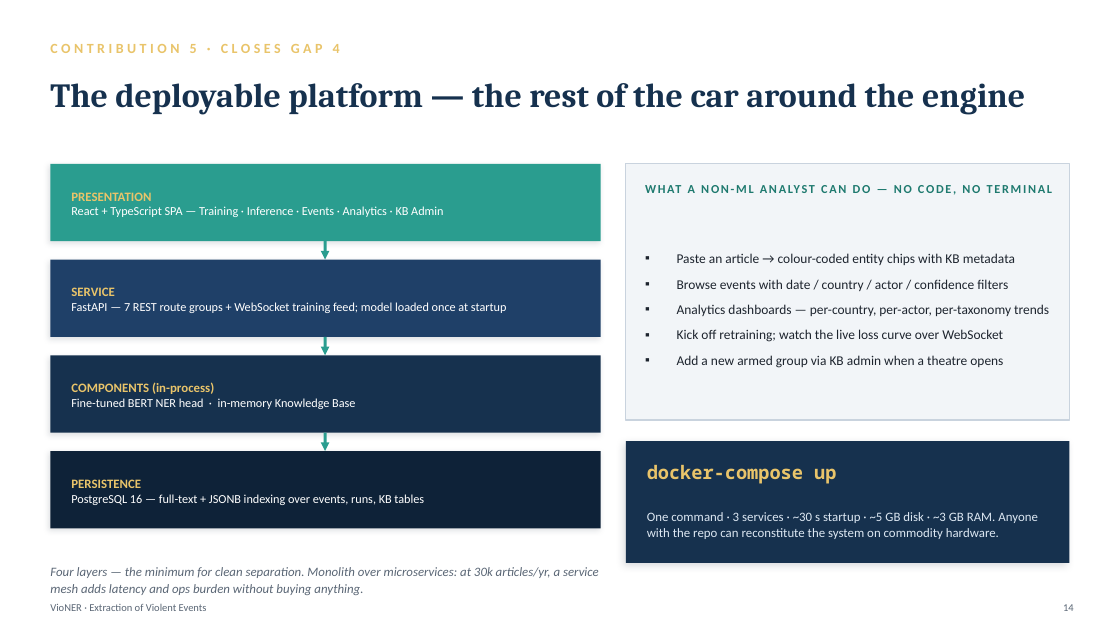
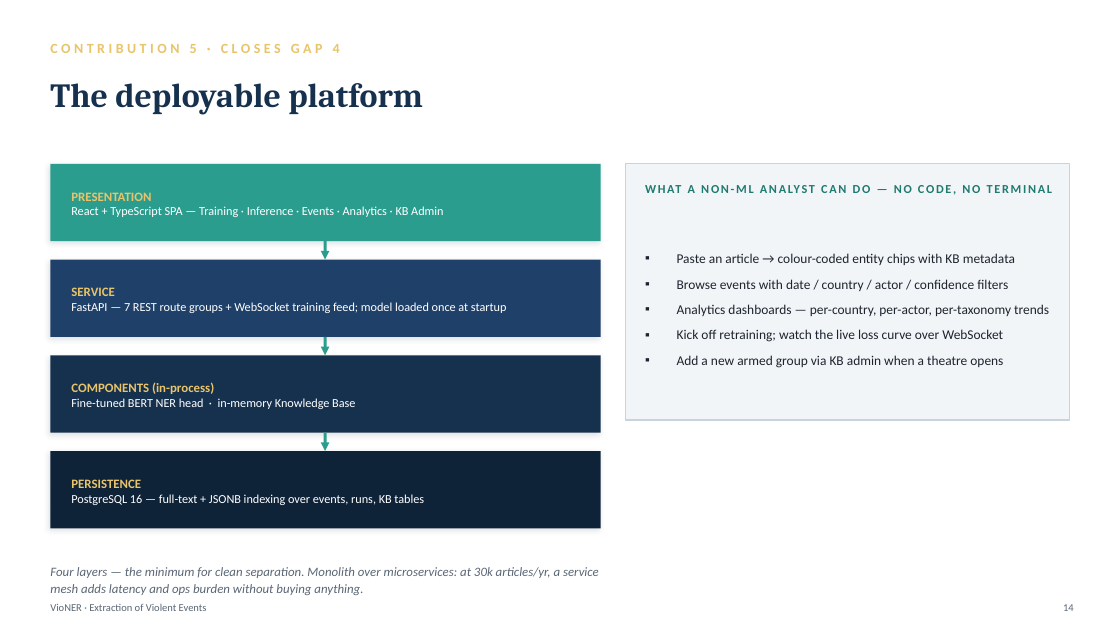
Before and after one commit to binalfew/vioner, a slide deck: slide 15 of backend/docs/defense/VioNER_Defense_Slides.pptx (slide 14 before the commit). Drawn at 1120x630 pixels with LibreOffice and Linux fonts; fonts in the diff are those of the drawing. Boxes give left, top, right and bottom in pixels: in the first picture for what was removed or moved away, otherwise in the second. Text is boxed around its words. In the diff, an @@ line names an element or a change of style, - is before the commit and + after.

```diff
--- a/backend/docs/defense/VioNER_Defense_Slides.pptx
+++ b/backend/docs/defense/VioNER_Defense_Slides.pptx
@@ text at (x1=50, y1=83, x2=423, y2=115): text changed @@
-The deployable platform — the rest of the car around the engine
+The deployable platform
@@ rectangle removed at (x1=626, y1=441, x2=1070, y2=563) @@
@@ text removed at (x1=647, y1=465, x2=836, y2=484) @@
-docker-compose up
@@ text removed at (x1=647, y1=512, x2=1038, y2=539) @@
-One command · 3 services · ~30 s startup · ~5 GB disk · ~3 GB RAM. Anyone with the repo can reconstitute the system on commodity hardware.
```
Also in this commit, not shown: 13 other slides changed, 1 slide added, 7 other files.
